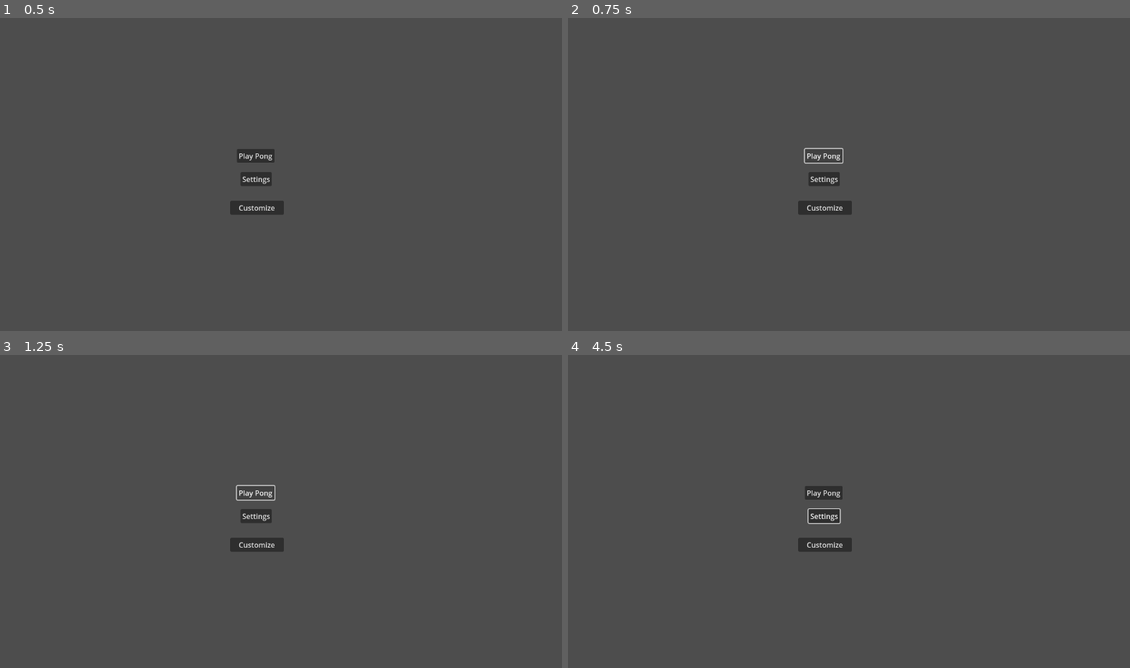
Above: before the commit, frames 1-4 (two rows, left to right).
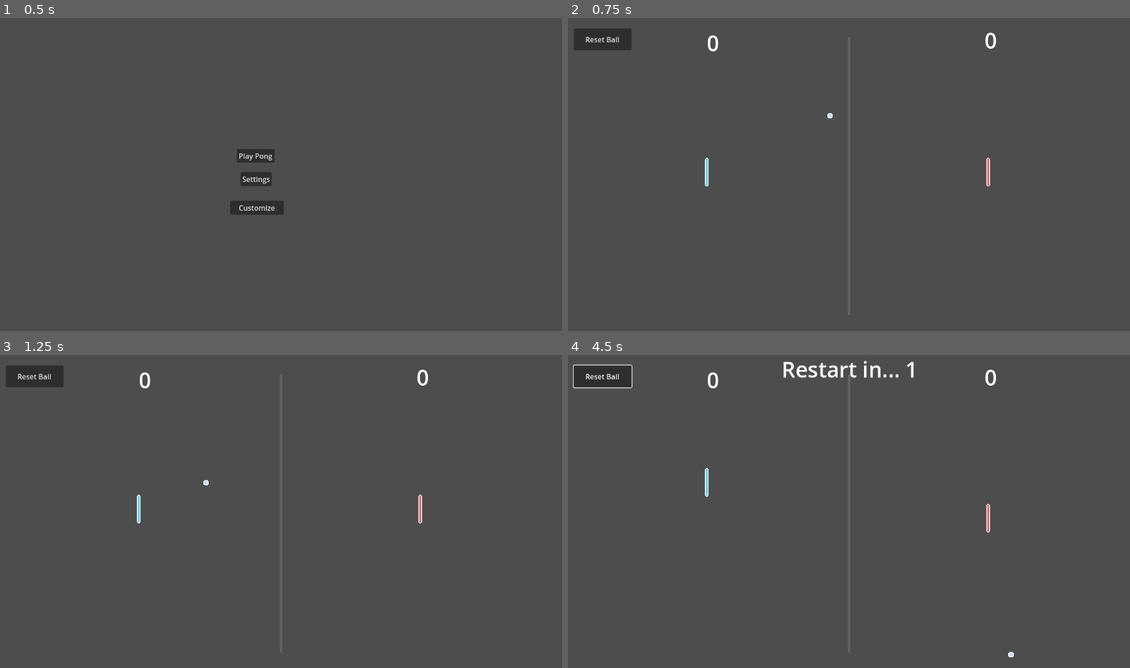
Above: after the commit, the same moments.

Repository: jordonbigelow/Pixel-Art-Pong
Game: Godot game, scene res://scenes/start_screen.tscn
Same seed, same stepped clock (60 frames per second), same inputs: the game is played once before the commit and once after it. This scene is started directly instead of the project's main scene.
Inputs (mouse positions are in pixels of both pictures, inside the frame that each line leads up to):
- Up to frame 1 (0.5 s): no input
- Up to frame 2 (0.75 s): click "Play Pong" at 0.5 s
- Up to frame 3 (1.25 s): no input
- Up to frame 4 (4.5 s): click (826, 492) at 1.25 s, where only the run before the commit has a clickable "Play Pong"; click (826, 545) at 2 s, where only the run before the commit has a clickable "Customize"; click (601, 376) at 2.75 s, where only the run after the commit has a clickable "Reset Ball"; click (826, 514) at 3.5 s, where only the run before the commit has a clickable "Settings"; move the mouse to (978, 498) at 4.27 s; hold W (p1_move_up) from 4.28 s (still down); tap K (p2_move_down) at 4.35 s; click (978, 498) at 4.42 s

Frame 1 is identical in both runs. In frame 2, 1.9% of the frame differs, in the area x 1-77%, y 3-95%; in frame 3, 1.9%; in frame 4, 2.6%, in the area x 0-80%, y 1-97%.

Commit message:
load the game_scene and switch to it upon the button press of the Play button

Diff:
--- a/scripts/start_screen.gd
+++ b/scripts/start_screen.gd
@@ -1 +1,7 @@
 extends Control
+
+@onready var game_scene: PackedScene = load("res://scenes/game_scene.tscn")
+
+
+func _on_play_pressed() -> void:
+	get_tree().change_scene_to_packed(game_scene)
